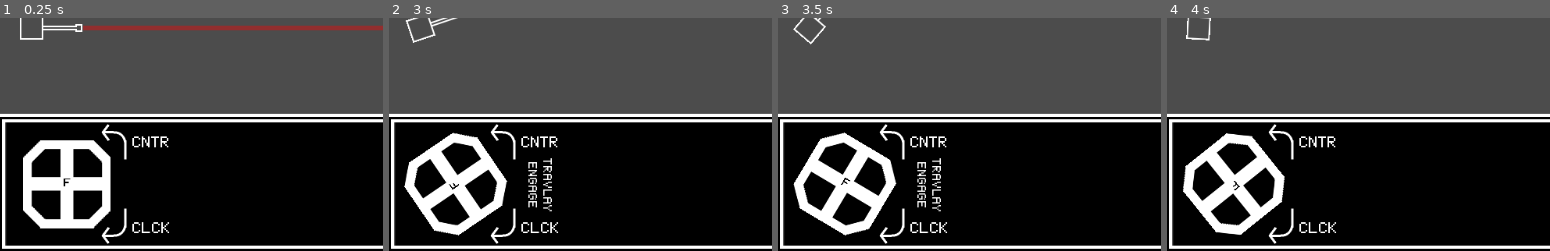
Above: before the commit, frames 1-4 (left to right).
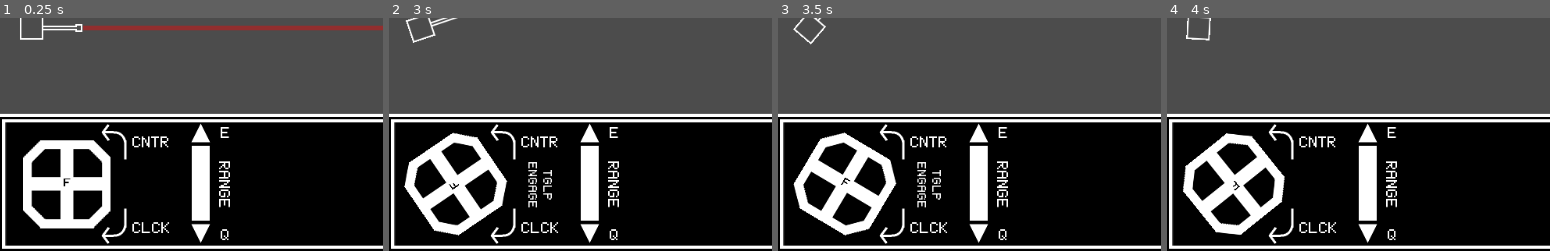
Above: after the commit, the same moments.

Repository: CluckeyMcCormick/fictional-guacamole
Game: Godot game, scene res://scenes/Main.tscn
Same seed, same stepped clock (60 frames per second), same inputs: the game is played once before the commit and once after it.
Inputs (mouse positions are % of the whole screen's width and height, from its top left):
- Up to frame 1 (0.25 s): no input
- Up to frame 2 (3 s): click (27, 73) at 0.52 s; click (27, 94) at 1.27 s; click "F" at 2 s; tap Enter at 2.75 s; move the mouse to (73, 45) at 2.77 s; hold Q (range_up) from 2.78 s (still down); hold F (traverse_engage) from 2.78 s (still down)
- Up to frame 3 (3.5 s): keep holding Q (range_up); keep holding F (traverse_engage)
- Up to frame 4 (4 s): move the mouse to (29, 55) at 3.52 s; release Q (range_up) at 3.53 s; release F (traverse_engage) at 3.53 s; hold E (range_down) from 3.53 s (still down); tap F (traverse_engage) at 3.6 s
The pictures show only the part of the screen within x 1-51%, y 48-98%; the shares and areas given below are measured in that part.

The runs differ from the first frame. In frame 1, 2.6% of the frame differs, in the area x 49-61%, y 45-97%; in frame 2, 2.9%, in the area x 40-61%, y 45-97%; in frame 3, 2.9%; in frame 4, 2.6%.

Commit message:
Add "Range" GUI section
Added a section to the GUI concerning increasing and decreasing the
range. I haven't bothered creating any code for this particular
section - I think I'm going to fill up the rest of the GUI first.

This section will be easier than the last one - we'll bind the two
buttons to Q and E and use the progress bar to represent the current
range.

Diff:
--- a/godot/scenes/GUI/GUI.tscn
+++ b/godot/scenes/GUI/GUI.tscn
@@ -7,6 +7,9 @@
 [ext_resource path="res://assets/font/Minimal5x7.ttf" type="DynamicFontData" id=5]
 [ext_resource path="res://assets/curve_arrow_flip.png" type="Texture" id=6]
 [ext_resource path="res://assets/curve_arrow.png" type="Texture" id=7]
+[ext_resource path="res://assets/arrow.png" type="Texture" id=8]
+[ext_resource path="res://assets/menu_overground.png" type="Texture" id=9]
+[ext_resource path="res://assets/bar_fill.png" type="Texture" id=10]
 
 [sub_resource type="DynamicFont" id=1]
 size = 33
@@ -14,6 +17,10 @@
 
 [sub_resource type="DynamicFont" id=2]
 size = 25
+font_data = ExtResource( 5 )
+
+[sub_resource type="DynamicFont" id=3]
+size = 33
 font_data = ExtResource( 5 )
 
 [node name="GUI" type="MarginContainer"]
@@ -58,8 +65,10 @@
 margin_top = 15.0
 margin_right = 949.0
 margin_bottom = 165.0
+custom_constants/separation = 20
 
 [node name="WheelMaster" type="Control" parent="BoxMargins/BoxDivider"]
+editor/display_folded = true
 margin_right = 210.0
 margin_bottom = 150.0
 rect_min_size = Vector2( 210, 150 )
@@ -132,9 +141,90 @@
 rect_rotation = 90.0
 rect_pivot_offset = Vector2( 65, 25 )
 custom_fonts/font = SubResource( 2 )
-text = "TRAVLAY
+text = "TGLP
 ENGAGE"
 align = 1
 valign = 1
+
+[node name="RangeMaster" type="Control" parent="BoxMargins/BoxDivider"]
+editor/display_folded = true
+margin_left = 230.0
+margin_right = 290.0
+margin_bottom = 150.0
+
+[node name="Up" type="TextureButton" parent="BoxMargins/BoxDivider/RangeMaster"]
+margin_left = -109.0
+margin_top = -115.0
+margin_right = 141.0
+margin_bottom = 135.0
+rect_scale = Vector2( 0.1, 0.1 )
+rect_pivot_offset = Vector2( 125, 125 )
+texture_normal = ExtResource( 8 )
+
+[node name="Down" type="TextureButton" parent="BoxMargins/BoxDivider/RangeMaster"]
+margin_left = -109.0
+margin_top = 13.0
+margin_right = 141.0
+margin_bottom = 263.0
+rect_rotation = 180.0
+rect_scale = Vector2( 0.1, 0.1 )
+rect_pivot_offset = Vector2( 125, 125 )
+texture_normal = ExtResource( 8 )
+
+[node name="Range" type="TextureProgress" parent="BoxMargins/BoxDivider/RangeMaster"]
+margin_left = 4.0
+margin_top = 25.0
+margin_right = 29.0
+margin_bottom = 123.0
+value = 100.0
+texture_over = ExtResource( 9 )
+texture_progress = ExtResource( 10 )
+fill_mode = 3
+nine_patch_stretch = true
+stretch_margin_left = 11
+stretch_margin_top = 11
+stretch_margin_right = 11
+stretch_margin_bottom = 11
+
+[node name="E_Label" type="Label" parent="BoxMargins/BoxDivider/RangeMaster"]
+margin_left = 42.0
+margin_top = 1.0
+margin_right = 55.0
+margin_bottom = 23.0
+custom_fonts/font = SubResource( 3 )
+text = "E"
+align = 1
+valign = 1
+
+[node name="Q_Label" type="Label" parent="BoxMargins/BoxDivider/RangeMaster"]
+margin_left = 42.0
+margin_top = 132.0
+margin_right = 55.0
+margin_bottom = 154.0
+custom_fonts/font = SubResource( 3 )
+text = "Q"
+align = 1
+valign = 1
+
+[node name="RANGE_Label" type="Label" parent="BoxMargins/BoxDivider/RangeMaster"]
+margin_left = 55.0
+margin_top = 46.0
+margin_right = 116.0
+margin_bottom = 68.0
+rect_rotation = 90.0
+custom_fonts/font = SubResource( 3 )
+text = "RANGE"
+align = 1
+valign = 1
+
+[node name="FireMaster" type="Control" parent="BoxMargins/BoxDivider"]
+margin_left = 250.0
+margin_right = 250.0
+margin_bottom = 150.0
+
+[node name="PayloadMaster" type="Control" parent="BoxMargins/BoxDivider"]
+margin_left = 270.0
+margin_right = 270.0
+margin_bottom = 150.0
 [connection signal="button_down" from="BoxMargins/BoxDivider/WheelMaster/TraverseWheel" to="BoxMargins/BoxDivider/WheelMaster" method="_on_TraverseWheel_button_down"]
 [connection signal="button_up" from="BoxMargins/BoxDivider/WheelMaster/TraverseWheel" to="BoxMargins/BoxDivider/WheelMaster" method="_on_TraverseWheel_button_up"]
Binary file added: godot/assets/arrow.png
Binary file added: godot/assets/bar_fill.png
Not shown, added: godot/assets/bar_fill.png.import
Binary file added: godot/assets/menu_overground.png
Not shown, added: godot/assets/menu_overground.png.import
Not shown: 1 places in godot/scenes/GUI/GUI.tscn that only renumber resources
